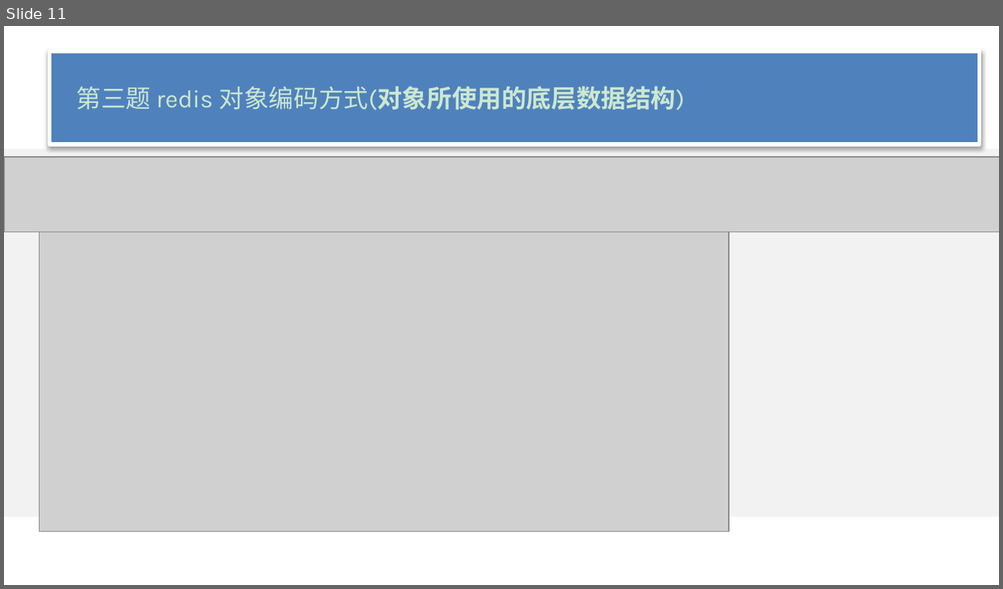
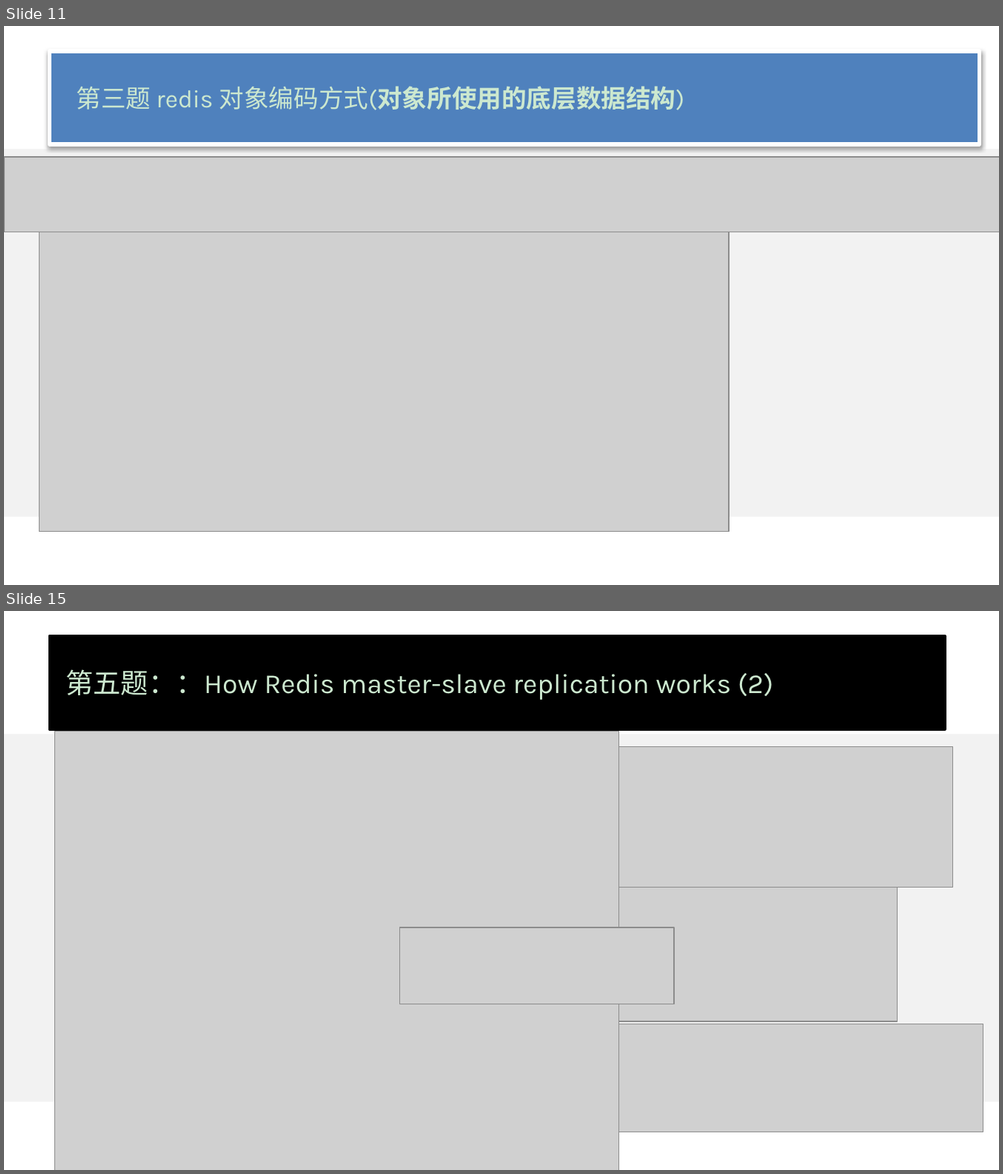
Before and after one commit to wangcy6/weekly, a slide deck: ppt/服务器设计_组件篇.pptx. Shown one above the other, each under a label of ours: slide 11 before the commit, slides 11 and 15 after it; the slides between them are not shown. The pictures are 1003x589 and 1003x1174 pixels, drawn with LibreOffice and Linux fonts; fonts in the diff are those of the drawing; grey boxes stand for pictures; background and template pictures are left out. Boxes give left, top, right and bottom in pixels: in the first picture for what was removed or moved away, otherwise in the second. Text is boxed around its words. In the diff, an @@ line names an element or a change of style, - is before the commit and + after.

```diff
--- a/ppt/服务器设计_组件篇.pptx
+++ b/ppt/服务器设计_组件篇.pptx
@@ slide 15 added at [4, 611, 999, 1170], background #CCE8CF; not listed: 1 template element that a slide beside it also shows @@
@@ title added at [50, 636, 945, 729], fill #000000, outline #000000 2 pt, 20 pt, text #CCE8CF @@
+第五题：：How Redis master-slave replication works (2)
@@ picture added at [55, 732, 619, 1170] @@
@@ picture added at [532, 746, 952, 888] @@
@@ picture added at [525, 883, 897, 1022] @@
@@ picture added at [400, 928, 674, 1005] @@
@@ picture added at [619, 1025, 982, 1133] @@
```
Also in this commit, not shown: 2 slides changed, 5 other slides added.
